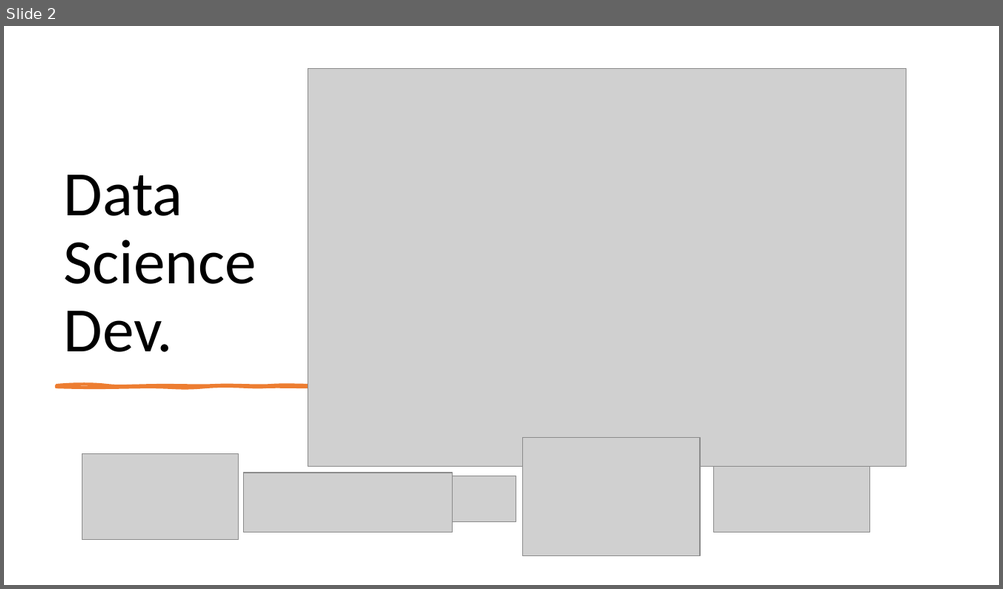
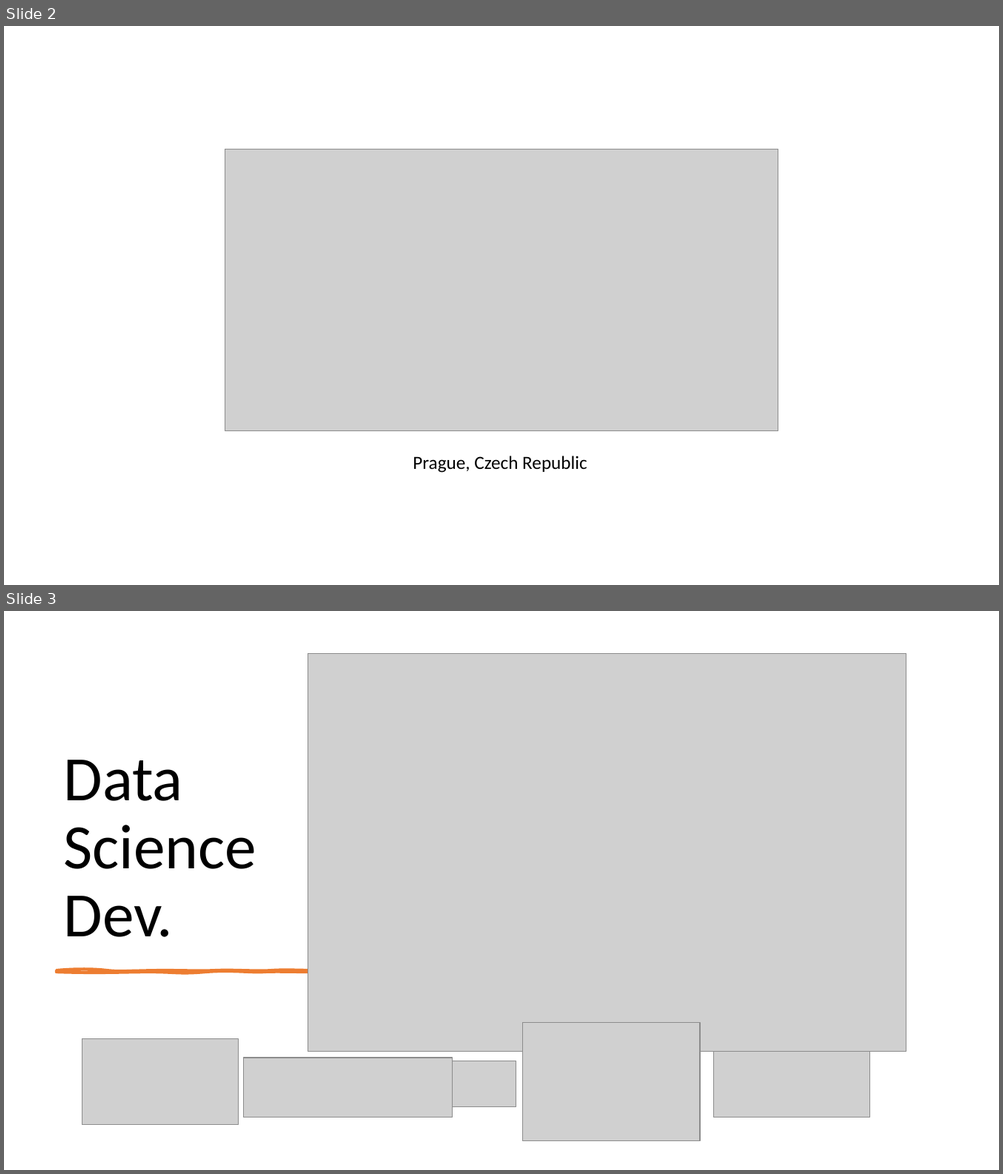
Before and after one commit to DataPsycho/isrt-ds-intro-2021, a slide deck: presentation/Data-Science-Intro.pptx. Shown one above the other, each under a label of ours: slide 2 before the commit, slides 2 and 3 after it. The pictures are 1003x589 and 1003x1174 pixels, drawn with LibreOffice and Linux fonts; fonts in the diff are those of the drawing; grey boxes stand for pictures. Boxes give left, top, right and bottom in pixels: in the first picture for what was removed or moved away, otherwise in the second. Text is boxed around its words. In the diff, an @@ line names an element or a change of style, - is before the commit and + after.

```diff
--- a/presentation/Data-Science-Intro.pptx
+++ b/presentation/Data-Science-Intro.pptx
@@ slide 2 added at box(4, 26, 999, 585), background #FFFFFF @@
@@ picture added at box(225, 149, 779, 431) @@
@@ text added at box(412, 456, 587, 473), 18 pt, text #000000 @@
+Prague, Czech Republic
@@ what was slide 2 is now slide 3 @@
```
Also in this commit, not shown: 4 slides changed.
